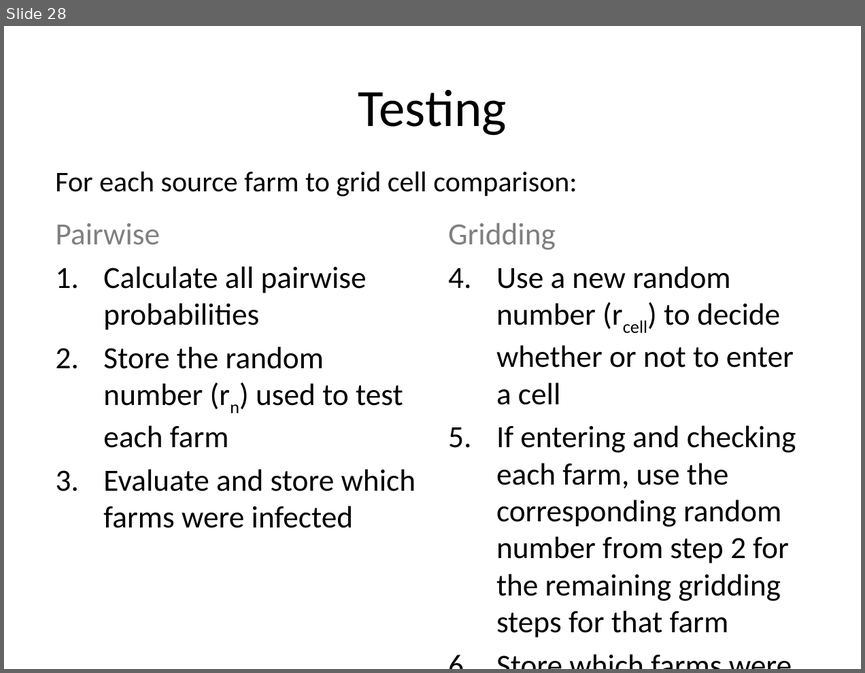
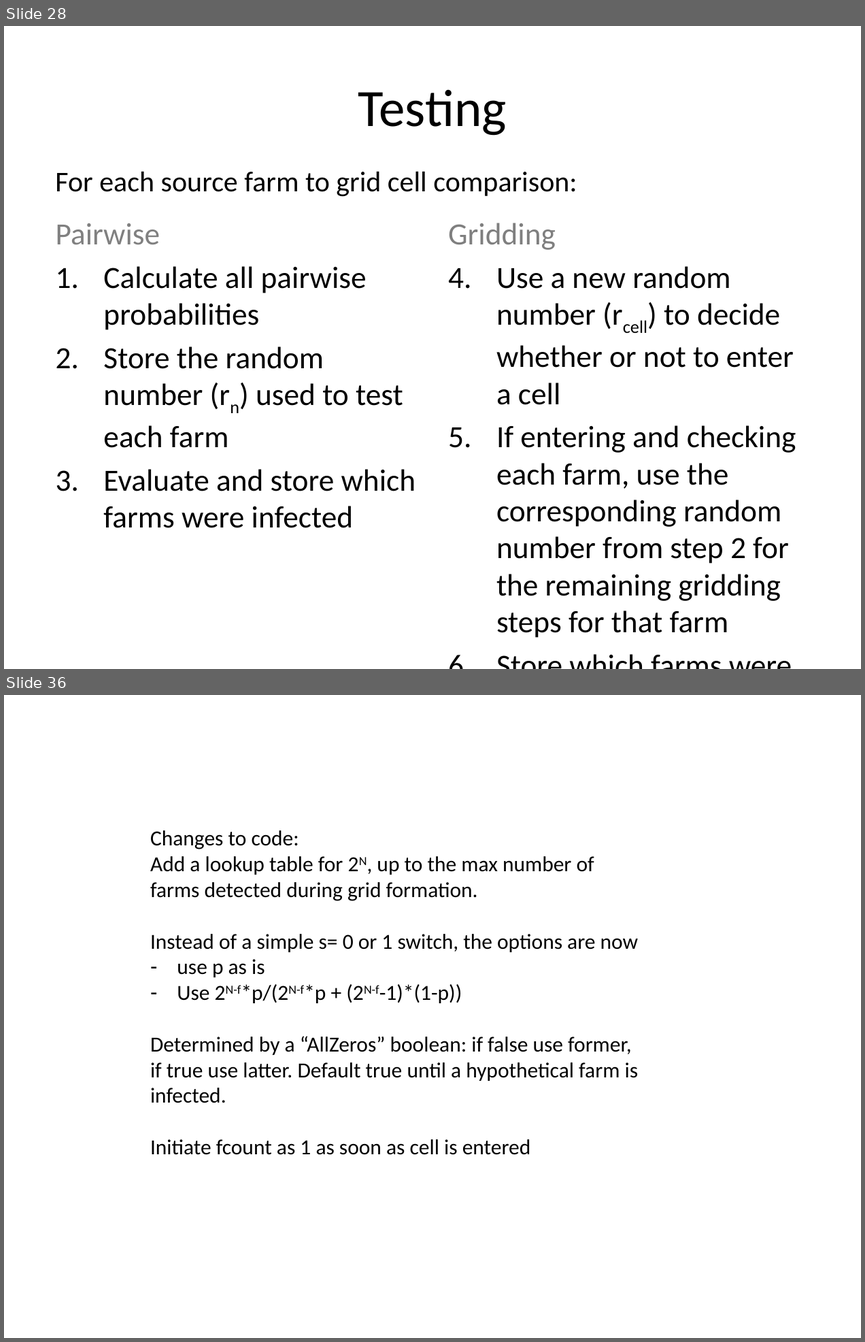
Before and after one commit to webblabb/usdosr, a slide deck: Schematics.pptx. Shown one above the other, each under a label of ours: slide 28 before the commit, slides 28 and 36 after it; the slides between them are not shown. The pictures are 865x673 and 865x1342 pixels, drawn with LibreOffice and Linux fonts; fonts in the diff are those of the drawing. Boxes give left, top, right and bottom in pixels: in the first picture for what was removed or moved away, otherwise in the second. Text is boxed around its words. In the diff, an @@ line names an element or a change of style, - is before the commit and + after.

```diff
--- a/Schematics.pptx
+++ b/Schematics.pptx
@@ slide 36 added at (4,695,861,1338), background #FFFFFF @@
@@ text added at (150,830,638,1155), 18 pt, text #000000 @@
+Changes to code:
+Add a lookup table for 2N, up to the max number of farms detected during grid formation.
+Instead of a simple s= 0 or 1 switch, the options are now
+– use p as is
+– Use 2N-f*p/(2N-f*p + (2N-f-1)*(1-p))
+Determined by a “AllZeros” boolean: if false use former, if true use latter. Default true until a hypothetical farm is infected.
+Initiate fcount as 1 as soon as cell is entered
```
Also in this commit, not shown: 2 slides changed, 7 other slides added, 9 other files.
